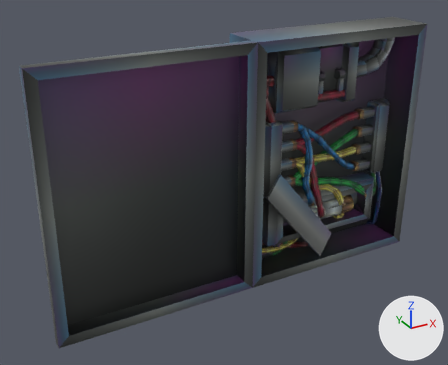
One commit to the FBX model First Person Puzzler/Assets/Art/Models/fusebox.fbx: the scene before it, then after it.
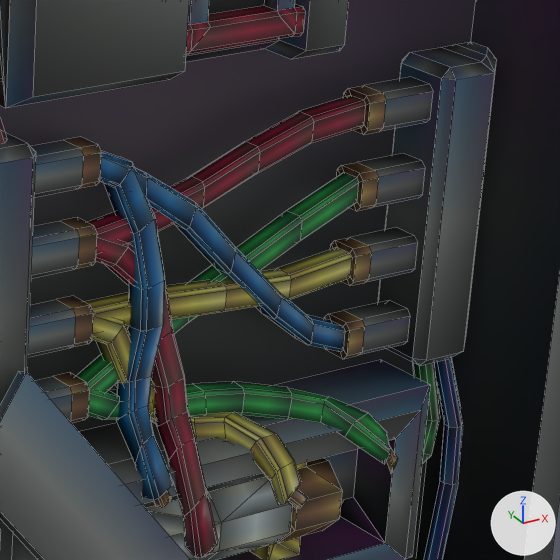
Each version appears first whole from a 50 mm camera at (-0.773, -1.02, 0.46) aimed at (-0.236, -0.044, -0.028), and next in a close-up on the part from 61% to 90% of the width and 24% to 60% of the height. The axes (+X, +Y, +Z) are drawn at lower right. The lights are the same throughout. The close-ups show mesh edges as thin lines. Where no turn or scale is listed for an object, it has been applied to the vertices.

Names of what the first close-up shows: 'Fuse', 'FuseCover', 'Fusebox', 'FuseboxEquipment', 'WireBlue', 'WireBlueBroke', 'WireGreen', 'WireGreenBroke', 'WireRed', 'WireRedBroke', 'WireYellow', 'WireYellowBroke'.
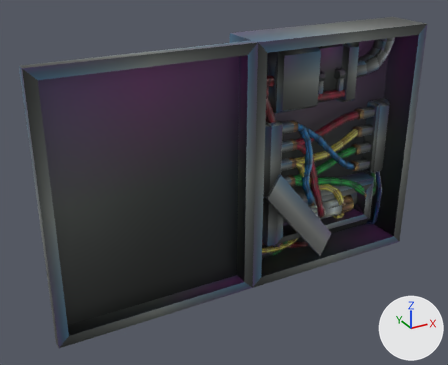
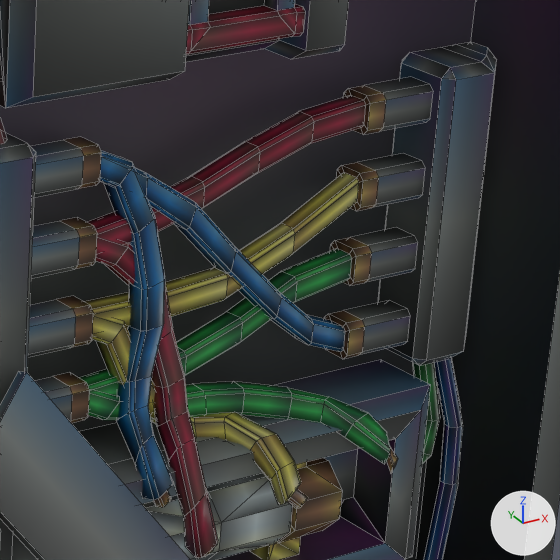
What changed in the scene script:
```text
Change me_cube_007:
    where me_cube_007.from_pydata(...)  # 48 vertices, 40 faces; spans x -0.07..0.09, y -0.047..-0.027, z -0.067..0.027
    used by ob_wiregreen; location = (0.0, 0.0, 0.0)
    me_cube_007 part 4: all 8 vertices in x 0.09, y -0.047..-0.033, z 0.013..0.027 are moved by (0.0, 0.0, -0.041)
    me_cube_007 part 5: all 16 vertices in x 0.025..0.059, y -0.044..-0.029, z -0.019..0.011 are moved by (0.0, 0.0, -0.032)
    me_cube_007 part 6: all 8 vertices in x -0.006, y -0.041..-0.027, z -0.035..-0.021 are moved by (0.0, 0.0, -0.028)
    me_cube_007 part 7: all 8 vertices in x -0.038, y -0.043..-0.029, z -0.051..-0.037 are moved by (0.0, 0.0, -0.015)
Change me_cube_006:
    where me_cube_006.from_pydata(...)  # 40 vertices, 32 faces; spans x -0.07..0.09, y -0.049..-0.033, z -0.031..-0.013
    used by ob_wireyellow; location = (0.0, 0.0, 0.0)
    me_cube_006 part 1: all 8 vertices in x 0.01, y -0.049..-0.035, z -0.029..-0.015 are moved by (0.0, 0.0, 0.006)
    me_cube_006 part 2: all 8 vertices in x 0.05, y -0.049..-0.035, z -0.031..-0.017 are moved by (0.0, 0.0, 0.024)
    me_cube_006 part 3: all 8 vertices in x 0.09, y -0.047..-0.033, z -0.027..-0.013 are moved by (0.0, 0.0, 0.04)
```

Pixel boxes [x1, y1, x2, y2] of what changed, in the close-ups (560 x 560 px; the box of a moved part takes in the faces that stretch with it):
'WireGreen', reshaped (33% shorter)
    before: [76, 172, 359, 393]
    after: [78, 248, 352, 395]
'WireYellow', reshaped (91% taller)
    before: [84, 247, 352, 328]
    after: [84, 172, 359, 328]
part 1 of me_cube_006, moved or reshaped
    before: [166, 280, 227, 319]
    after: [165, 267, 228, 316]
part 2 of me_cube_006, moved or reshaped
    before: [220, 269, 292, 312]
    after: [222, 223, 295, 299]
part 3 of me_cube_006, moved or reshaped
    before: [277, 247, 352, 300]
    after: [281, 172, 359, 253]
part 4 of me_cube_007, moved or reshaped
    before: [286, 172, 359, 242]
    after: [282, 248, 352, 303]
part 5 of me_cube_007, moved or reshaped
    before: [236, 211, 302, 271]
    after: [226, 271, 297, 341]
part 6 of me_cube_007, moved or reshaped
    before: [188, 265, 230, 323]
    after: [176, 312, 243, 375]
part 7 of me_cube_007, moved or reshaped
    before: [76, 317, 189, 393]
    after: [78, 348, 187, 395]
